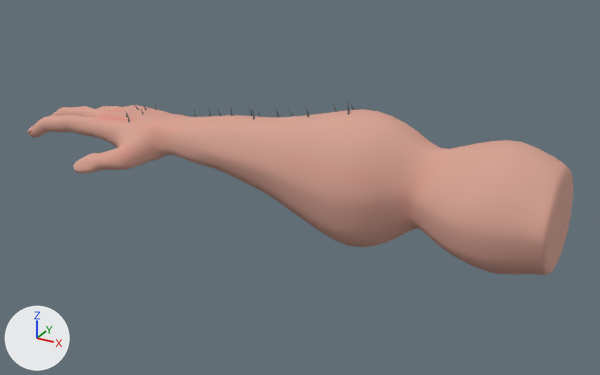
The FBX model Assets/_Project_Specific_Folder/Art/3D/Models/PlayerHands/player_BuffHand.fbx: old version first, new version second.
Camera for both pictures: a 50 mm lens placed at (4.49, -5.31, 2.49), pointed at (1.6, -0.06, -0.14). Lighting does not change. The marker at lower left points along +X, +Y and +Z. Where no turn or scale is listed for an object, it has been applied to the vertices. Vertices at the same position are counted once.

Objects in the first picture: 'player_BuffHand'.
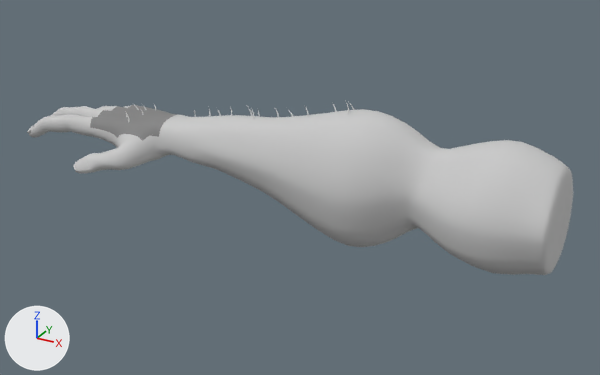
The newer file is also turned or shifted as a whole; pictures and numbers use the older file's frame.

Pixel boxes [x1, y1, x2, y2] of what changed, in the pictures (600 x 375 px):
```json
{"object": "player_BuffHand", "change": "surface changed", "before": [27, 102, 573, 275], "after": [27, 102, 573, 275], "on screen": "beige to grey"}
{"part": 1, "of": "me_mesh", "change": "recoloured", "before": [90, 105, 179, 141], "after": [90, 105, 179, 141], "on screen": "beige to grey"}
```

Scene script edits in JSON lines:
```json
{"op": "remove", "block": "mat_hand", "code": "mat_hand.texture = img_player_buffhand_hand_basecolor_png  # with its transparency"}
{"op": "add", "block": "mat_hand", "code": "mat_hand.base_color = (0.588, 0.588, 0.588)  # light grey #cacaca"}
{"op": "add", "block": "mat_material__61", "code": ["mat_material__61 = principled_material('Material #61')", "mat_material__61.base_color = (0.235, 0.235, 0.235)  # grey #858585", "mat_material__61.roughness = 0.859"]}
{"block": "me_mesh", "where": "me_mesh.from_pydata(...)  # 5273 vertices, 5252 faces; spans x -1.06..3.62, y -0.64..0.38, z -0.49..0.61"}
{"block": "me_mesh", "where": "# used by ob_player_buffhand; location = (0.0, 0.0, 0.0)"}
{"block": "me_mesh", "change": "me_mesh part 1: 220 faces spanning x -0.35..0.35, y -0.3..0.3, z 0.01..0.22 switch from mat_hand (picture img_player_buffhand_hand_basecolor_png) to mat_material__61 (grey #858585)"}
```
